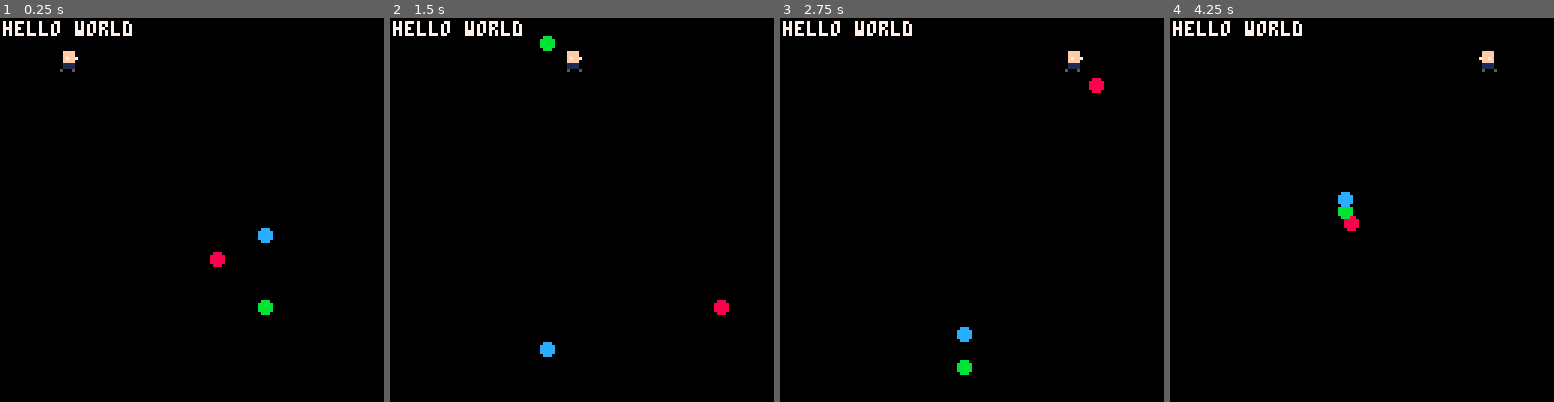
Above: before the commit, frames 1-4 (left to right).
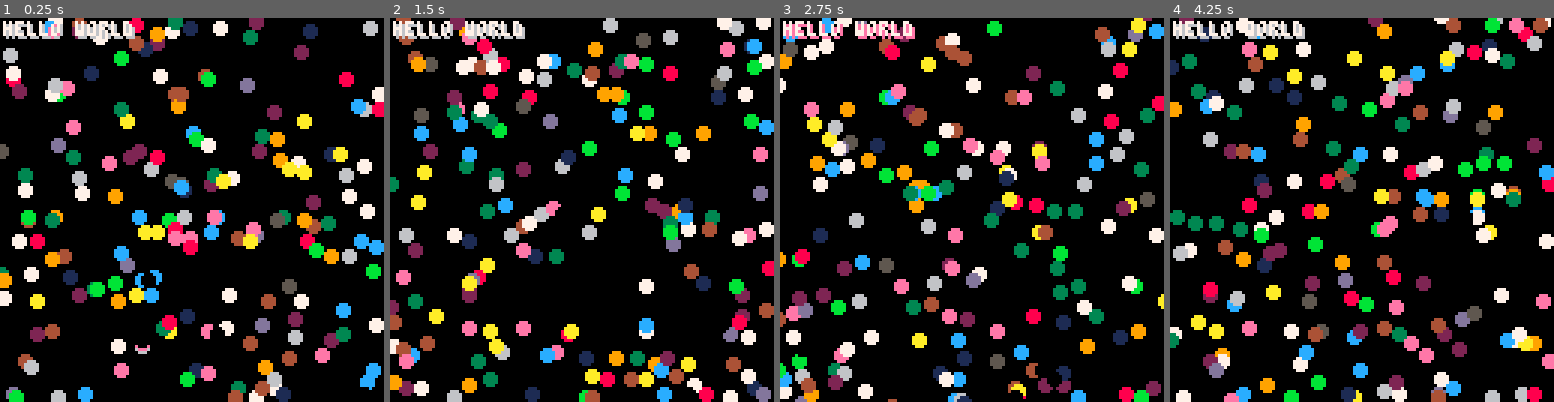
Above: after the commit, the same moments.

Repository: zach2good/PICO-8
Game: PICO-8 cartridge hello.p8
The game is run twice, just before and just after one commit, with the same random seed, the same clock (stepped at 60 frames per second) and the same inputs.
Inputs:
- Up to frame 1 (0.25 s): no input
- Up to frame 2 (1.5 s): no input
- Up to frame 3 (2.75 s): no input
- Up to frame 4 (4.25 s): no input

The runs differ from the first frame. In frame 1, 21% of the frame differs, in the area x 0-100%, y 0-100%; in frame 2, 22%; in frame 3, 20%; in frame 4, 22%.

Commit message:
arrays and stuff

Diff:
--- a/hello.p8
+++ b/hello.p8
@@ -9,55 +9,38 @@
 --------------------
 screen = {x=0, y=0, w=127, h=127}
 color = {black = 0, red = 8, blue = 12, yellow = 10, green = 11, grey = 6, pink = 14, white=7}
-ball_1 = {x=64, y=64, size=2, x_dir=0, y_dir=0, color=color.red}
-ball_2 = {x=64, y=64, size=2, x_dir=0, y_dir=0, color=color.green}
-ball_3 = {x=64, y=64, size=2, x_dir=0, y_dir=0, color=color.blue}
-sprite = {frame = 0, x = 10, y = 10, flip = false}
+
+balls = {}
+
+sprite_1 = {frame = 0, x = 10, y = 10, flip = false}
+sprite_2 = {frame = 1, x = 10, y = 10, flip = false}
+sprite_3 = {frame = 2, x = 10, y = 10, flip = false}
+sprite_4 = {frame = 3, x = 10, y = 10, flip = false}
+sprite_5 = {frame = 4, x = 10, y = 10, flip = false}
+
+sprites = {sprite_1, sprite_2, sprite_3, sprite_4, sprite_5}
+
 sound = {bounce=0}
 
 --------------------
 -- main funcs
 --------------------
 function _init()
-	ball_1.x_dir = 1
-	ball_1.y_dir = 2
-
-	ball_2.x_dir = 3
-	ball_2.y_dir = 4
-
-	ball_3.x_dir = 3
-	ball_3.y_dir = 1
+
+	-- populate balls array
+	for i = 1, 200 do
+    add(balls,{x=rnd(127), y=rnd(127), size=2, x_dir=(rnd(8)-4), y_dir=(rnd(8)-4), color=rnd(15)})
+ end
+
 end
 
 function _update()
-  move_ball(ball_1)
-  collide(ball_1)
-
-  move_ball(ball_2)
-  collide(ball_2)
-
-  move_ball(ball_3)
-  collide(ball_3)
-
-  sprite.frame += 1
-
-  if sprite.flip == false then
-  sprite.x += 1
-    if sprite.x > 120 then
-    sprite.flip = true
-    end
-  end
-
-  if sprite.flip == true then
-  sprite.x -= 1
-    if sprite.x < 1 then
-    sprite.flip = false
-    end
-  end
-
-  if sprite.frame == 3 then
-    sprite.frame = 0
-  end
+
+  for i = 1, count(balls) do
+    move_ball(balls[i])
+    collide(balls[i])
+  end
+
 end
 
 function _draw()
@@ -65,15 +48,13 @@
 	camera(0,0)
 	rectfill(screen.x, screen.y, screen.x+screen.w, screen.y+screen.h, color.black)
 
-	-- ball
-	draw_ball(ball_1)
-	draw_ball(ball_2)
-	draw_ball(ball_3)
-
-  -- sprite
-  draw_sprite(sprite)
+	-- balls
+	for i = 1, count(balls) do
+    draw_ball(balls[i])
+ end
 
 	-- text
+	print("hello world", 2, 2, rnd(15))
 	print("hello world", 1, 1, color.white)
 end
 
@@ -82,8 +63,9 @@
 --------------------
 
 function draw_sprite(_sprite)
-  spr(_sprite.frame, _sprite.x, _sprite.y, 1, 1, _sprite.flip)
-end
+ spr(_sprite.frame, _sprite.x, _sprite.y, 1, 1, _sprite.flip)
+end
+
 function draw_ball(_ball)
 	circfill(_ball.x, _ball.y, _ball.size, _ball.color)
 end
@@ -100,25 +82,21 @@
   --top
   if (_ball.y - _ball.size) < (screen.y) then
     _ball.y_dir = -_ball.y_dir
-    sfx(sound.bounce)
   end
 
   --bottom
   if (_ball.y + _ball.size) > (screen.y + screen.h) then
     _ball.y_dir = -_ball.y_dir
-    sfx(sound.bounce)
   end
 
   --left
   if (_ball.x - _ball.size) < (screen.x) then
     _ball.x_dir = -_ball.x_dir
-    sfx(sound.bounce)
   end
 
   --right
   if (_ball.x + _ball.size) > (screen.x + screen.w) then
     _ball.x_dir = -_ball.x_dir
-    sfx(sound.bounce)
   end
 end
 
Not shown, removed: hello.html
Not shown, removed: hello.js
